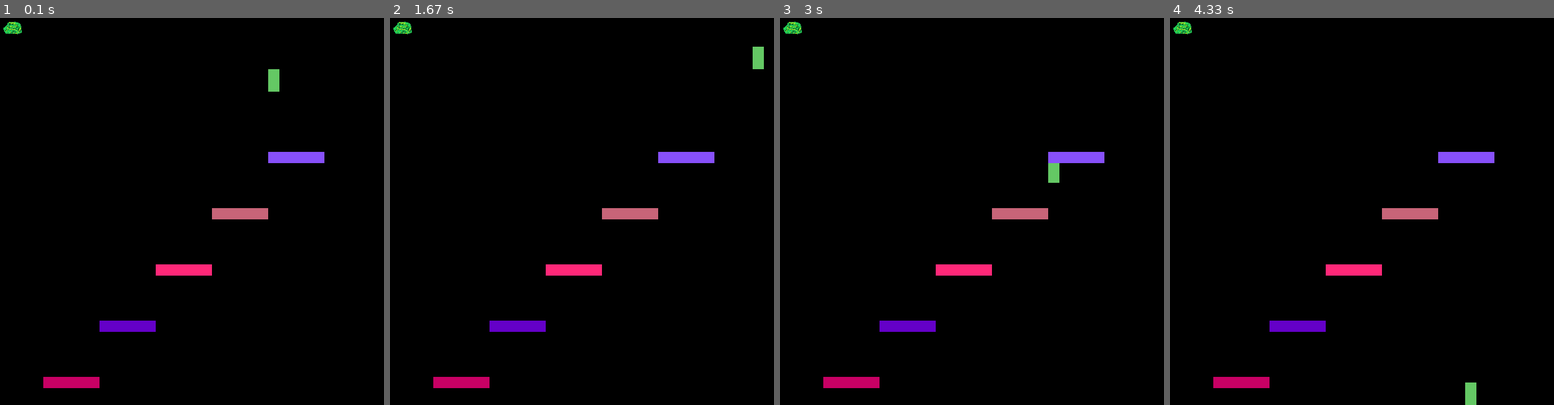
Above: before the commit, frames 1-4 (left to right).
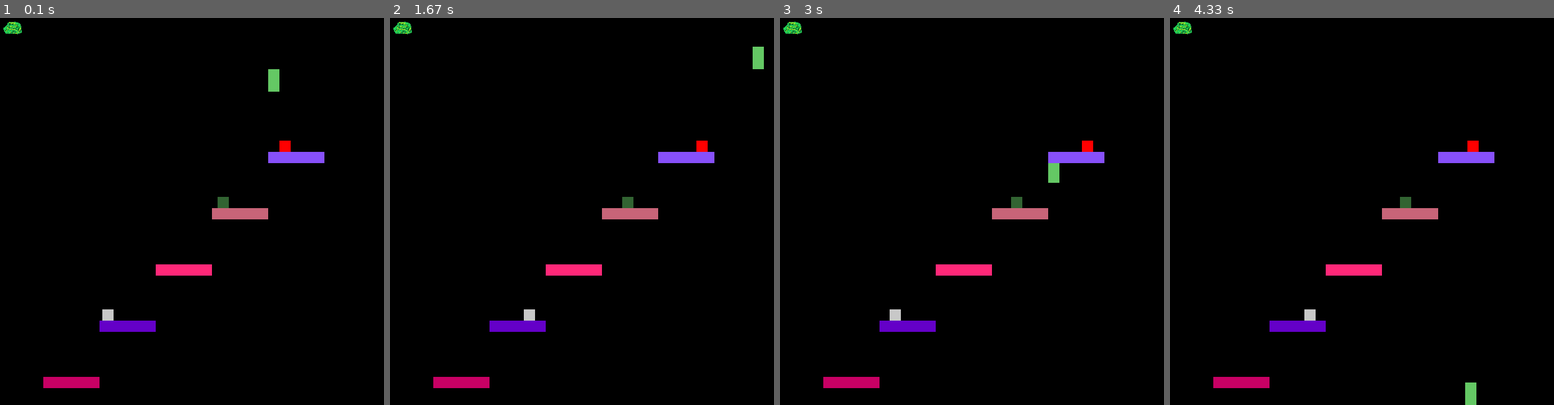
Above: after the commit, the same moments.

Repository: Cryingabriel/python-code
Game: pygame game, started from simple platformer.py
The game is run twice, just before and just after one commit, with the same random seed, the same clock (stepped at 60 frames per second) and the same inputs.
Inputs:
- Up to frame 1 (0.1 s): no input
- Up to frame 2 (1.67 s): hold Right 0.33-0.8 s; hold Up 0.83-1.13 s; hold Right 1.17-1.63 s
- Up to frame 3 (3 s): hold Left 1.67-2.2 s; hold Left 2.23-2.63 s; hold Up from 2.67 s (still down)
- Up to frame 4 (4.33 s): release Up at 3.03 s; hold Right 3.07-3.7 s; hold Left 3.73-4.2 s; hold Right from 4.23 s (still down)

The runs differ from the first frame. In frame 1, 0.3% of the frame differs, in the area x 26-76%, y 31-79%; in frame 2, 0.3%; in frame 3, 0.3%; in frame 4, 0.3%.

Commit message:
Update simple platformer.py

Diff:
--- a/simple platformer.py
+++ b/simple platformer.py
@@ -22,10 +22,44 @@
 vy = 0 #y velocity of player
 keys = [False, False, False, False] #this list holds whether each key has been pressed
 isOnGround = False #this variable stops gravity from pulling you down more when on a platform
+
+#enemy variables
+enemy1=[200, 630, 0]
+enemy2 = [400,430,0]
+enemy3 = [500,330,0]
+def enmove(enemyinfo):
+    enemyinfo[2] +=1
+    if enemyinfo[2]<=80:
+        enemyinfo[0]+=1
+    elif enemyinfo[2]<=160:
+        enemyinfo[0]-=1
+    else:
+        enemyinfo[2] = 0 #resetting timer
+
+def enmove2(enemyinfo2):
+    enemyinfo2[2] +=1
+    if enemyinfo2[2]<=40:
+        enemyinfo2[0]+=2
+    elif enemyinfo2[2]<=80:
+        enemyinfo2[0]-=2
+    else:
+        enemyinfo2[2] = 0
+def enmove3(enemyinfo3):
+    enemyinfo3[2] +=1
+    if enemyinfo3[2]<=20:
+        enemyinfo3[0]+=4
+    elif enemyinfo3[2]<=40:
+        enemyinfo3[0]-=4
+    else:
+        enemyinfo3[2] = 0
+
 #
 jump = pygame.mixer.Sound('jump.wav')#load in sound effect
 music = pygame.mixer.music.load('believe-in-miracle.mp3')#load in background music
 pygame.mixer.music.play(-1)#start background music
+
+
+
 
 while not gameover: #GAME LOOP############################################################
     clock.tick(60) #FPS
@@ -74,8 +108,10 @@
         isOnGround = False
         direction = UP
 
-
-
+    #enemy movement
+    enmove(enemy1)
+    enmove2(enemy2)
+    enmove3(enemy3)
 
     #COLLISION
     if xpos>100 and xpos<200 and ypos+40 >750 and ypos+40 <770:
@@ -122,9 +158,14 @@
     # RENDER Section--------------------------------------------------------------------------------
 
     screen.fill((0,0,0)) #wipe screen so it doesn't smear
+    #player
+    pygame.draw.rect(screen, (100, 200, 100), (xpos, ypos, 20, 40))
+    #enemies
+    pygame.draw.rect(screen, (200, 200, 200), (enemy1[0], enemy1[1], 20, 30))
 
-    pygame.draw.rect(screen, (100, 200, 100), (xpos, ypos, 20, 40))
+    pygame.draw.rect(screen, (50, 100, 50), (enemy2[0], enemy2[1], 20, 30))
 
+    pygame.draw.rect(screen, (255, 0, 0), (enemy3[0], enemy3[1], 20, 30))
     #first platform
     pygame.draw.rect(screen, (200, 0, 100), (100, 750, 100, 20))
 
